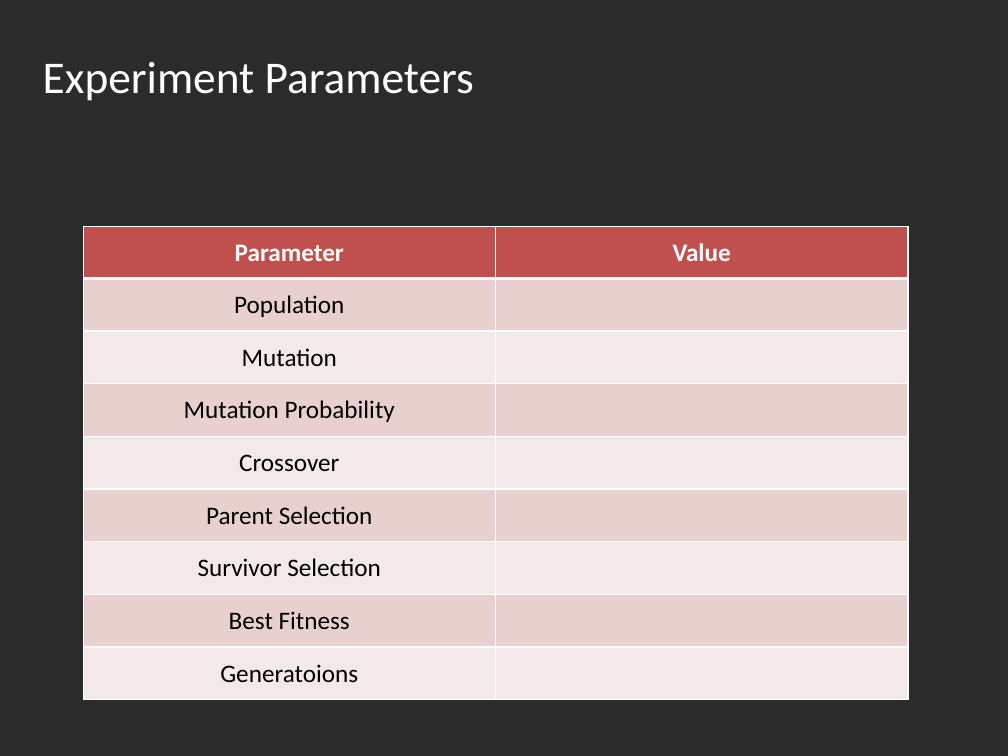
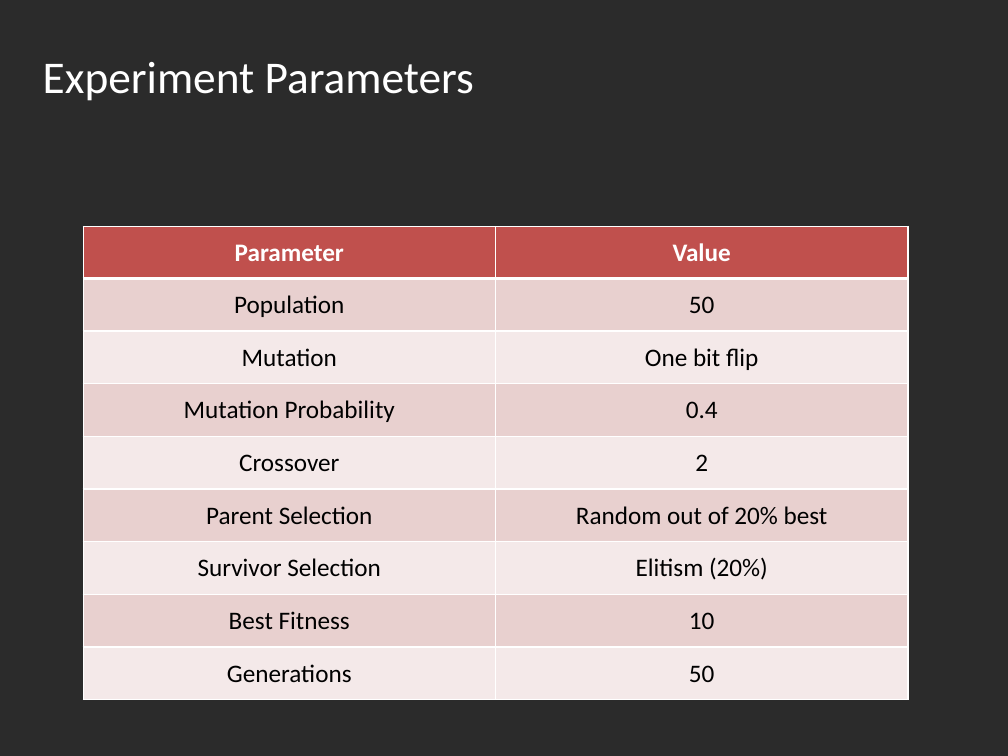
Before and after one commit to LironAvr/EvolutionaryLightsUp, a slide deck: slide 14 of presentation.pptx. Drawn at 1008x756 pixels with LibreOffice and Linux fonts; fonts in the diff are those of the drawing; background and template pictures are left out; a plain dark background stands for a picture behind light text. Boxes give left, top, right and bottom in pixels: in the first picture for what was removed or moved away, otherwise in the second. Text is boxed around its words. In the diff, an @@ line names an element or a change of style, - is before the commit and + after.

Commit message:
pptx

```diff
--- a/presentation.pptx
+++ b/presentation.pptx
@@ table at bbox=[83, 227, 907, 701] @@
-row 2, column 2: 
+row 2, column 2: 50
-row 3, column 2: 
+row 3, column 2: One bit flip
-row 4, column 2: 
+row 4, column 2: 0.4
-row 5, column 2: 
+row 5, column 2: 2
-row 6, column 2: 
+row 6, column 2: Random out of 20% best
-row 7, column 2: 
+row 7, column 2: Elitism (20%)
-row 8, column 2: 
+row 8, column 2: 10
-row 9, column 1: Generatoions
+row 9, column 1: Generations
-row 9, column 2: 
+row 9, column 2: 50
```
Also in this commit, not shown: 5 slides added, 2 other files.
